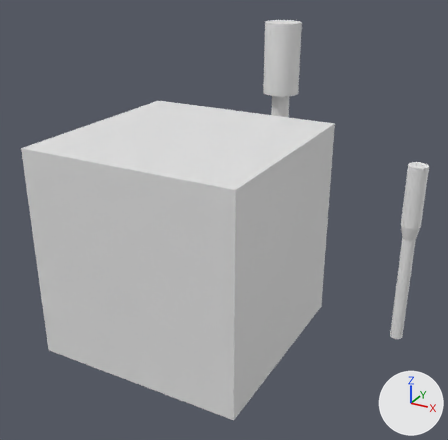
The Blender file hold_template.blend as it was, and as the next commit left it.
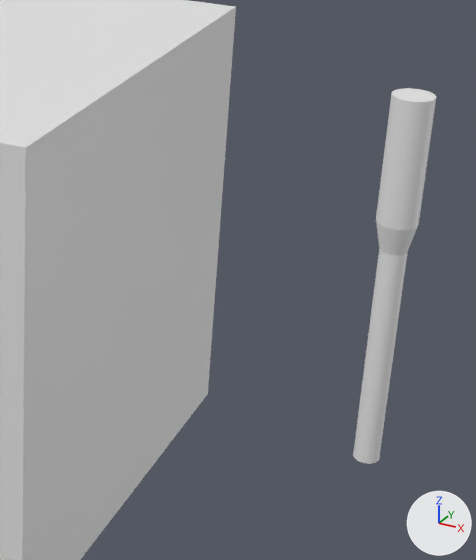
Each version appears first whole from a 50 mm lens placed at (2.85, -4.52, 2.52), pointed at (0.2, 0.28, 0.12), and next in a close-up on the part from 50% to 100% of the width and 27% to 87% of the height. The axes (+X, +Y, +Z) are drawn at lower right. The lights are the same throughout. The last two pictures show the newer version.

The first close-up shows 'hold', 'holds_screw_support'.
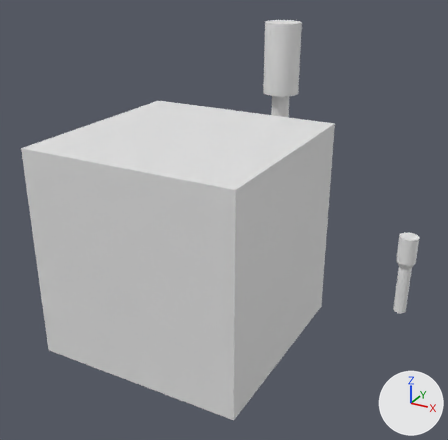
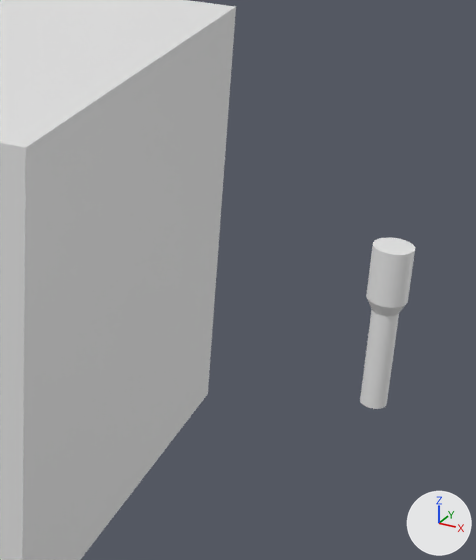
Commit message: template edit

The edits, one by one:
Object 'holds_screw_support' (ob_holds_screw_support) is rescaled from (0.05, 0.05, 0.45) to (0.05, 0.05, 0.2).

Location of each change, [x1, y1, x2, y2] in pixels of the close-ups (476 x 560 px):
'holds_screw_support', rescaled (33% narrower, 54% shorter): before [353, 88, 436, 464]; after [360, 237, 415, 409]
